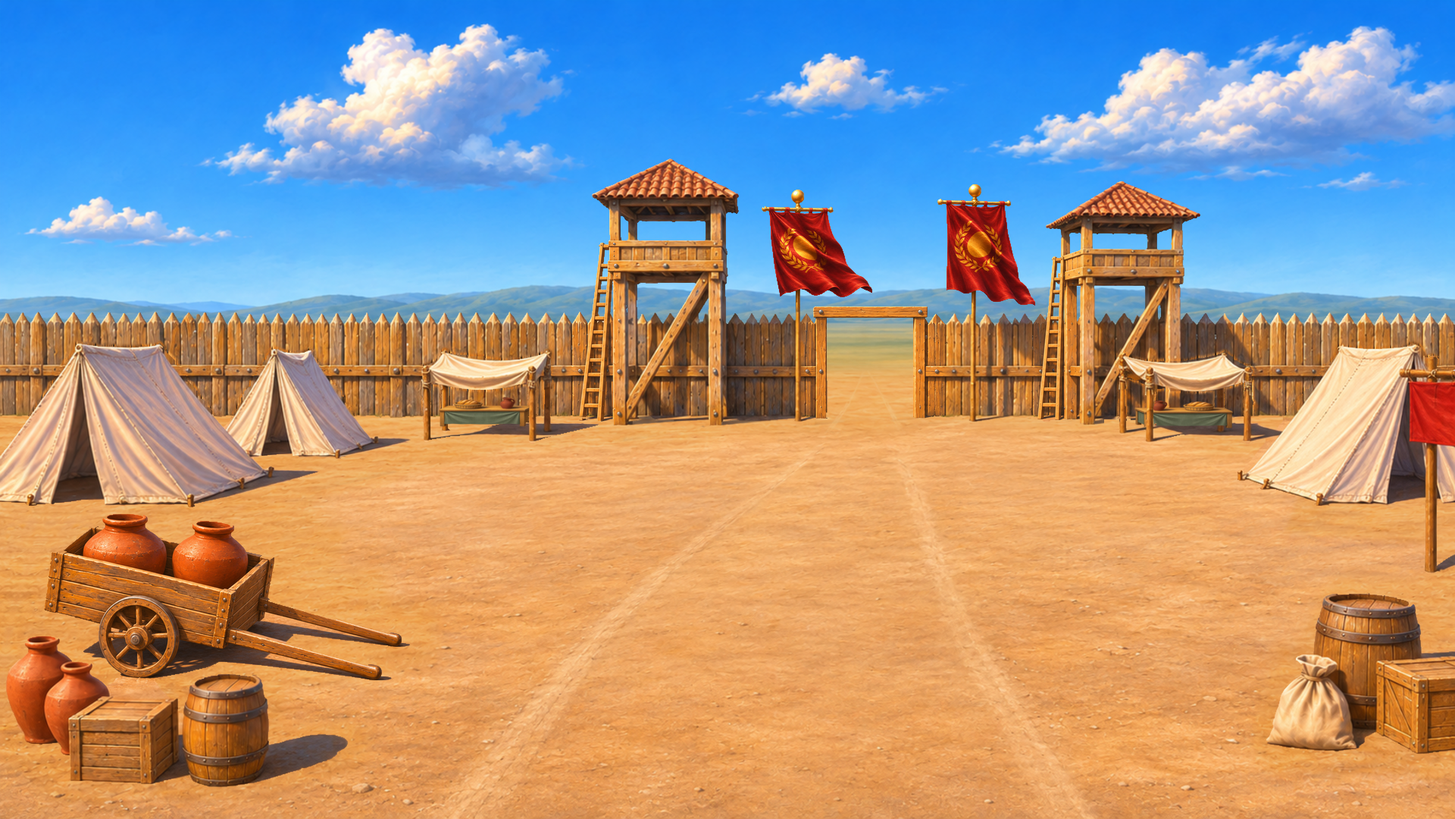
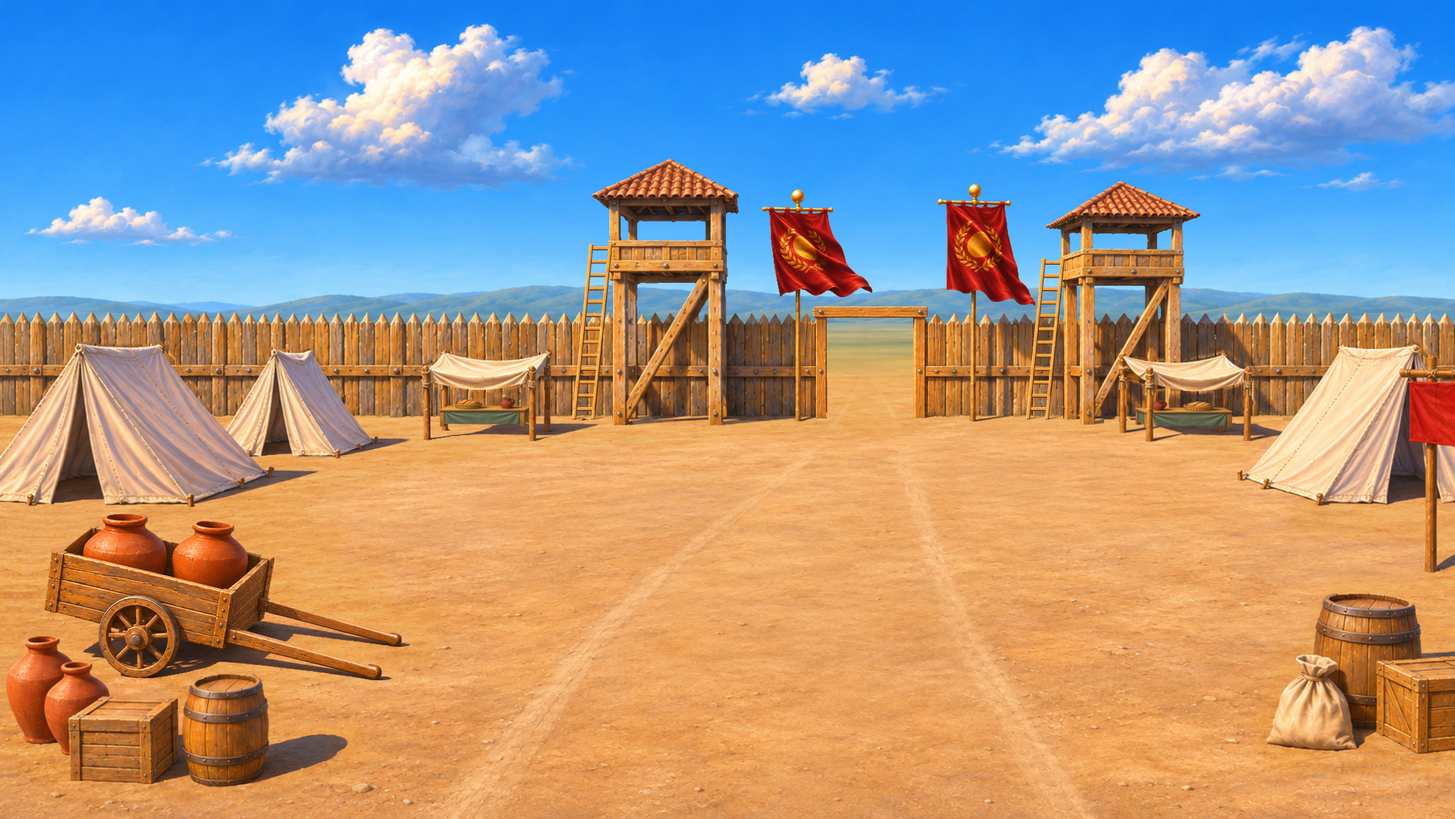
Comparing the layer stacks of the two w=1455, h=819 images. Changes:
painted on "中景 · 栅栏、门框、岗楼与军旗" over box(572, 241, 1066, 423)
